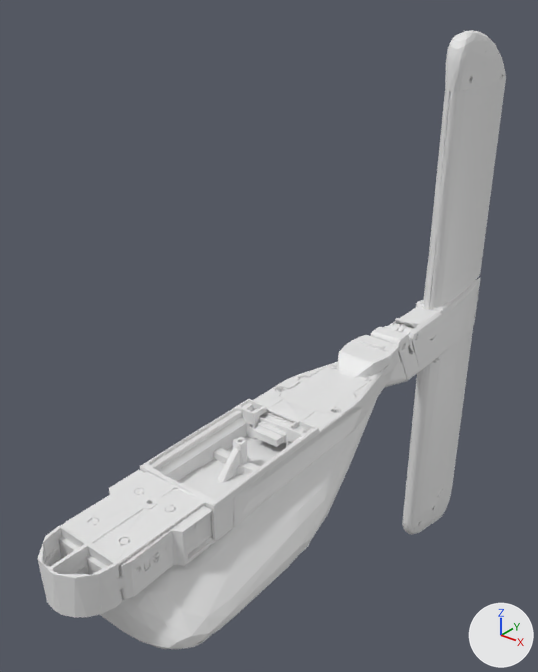
What one commit did to the glTF model tools/atlas-parts.glb.
Before and after are seen from a 50 mm lens placed at (0.27, -0.225, 0.277), pointed at (-0.052, 0.178, 0.028). The lights are fixed; the arrows at lower right show +X, +Y and +Z. The picture after the commit comes second. Where no turn or scale is listed for an object, it has been applied to the vertices.

The first picture shows 'atne__grey', 'silvus__grey'.
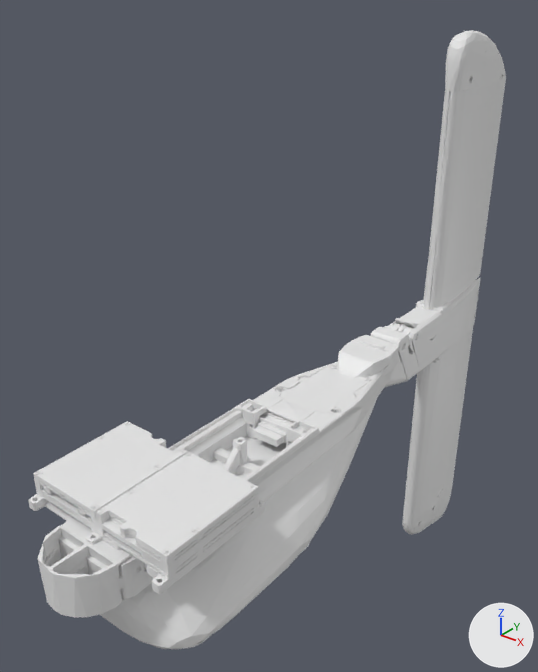
Changed parts and their boxes [x1, y1, x2, y2] in the pictures (538 x 672 px):
'silvus-4400__grey', added
    after: [28, 421, 265, 594]

What the commit changed:
Mesh me_silvus_4400__grey is new.
It has 18915 vertices, 38553 faces and spans x -0.0544..0.0544, y -0.042..0.042, z -0.0103..0.0103.
Object 'silvus-4400__grey' (ob_silvus_4400__grey) is new; it shows me_silvus_4400__grey.
Its location is (0.0001, 0.0, 0.0102).
